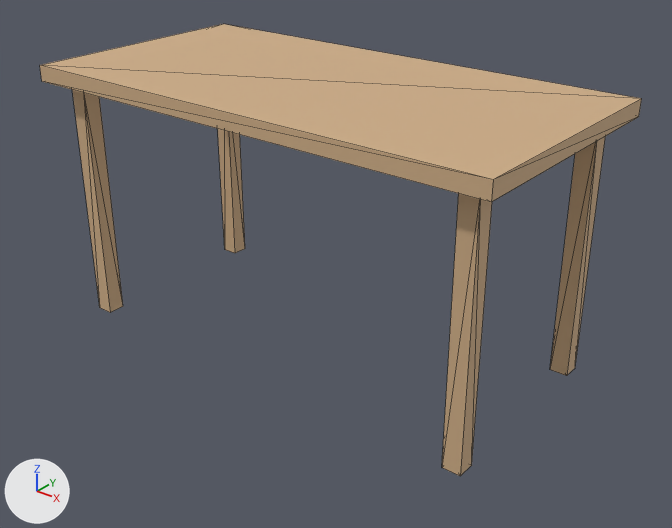
Two versions of the glTF model storage/picture/mocan-47.glb, one commit apart.
Both versions are drawn from a 50 mm lens placed at (1.49, -1.806, 1.365), pointed at (0.069, -0.029, 0.264). The axes (+X, +Y, +Z) are drawn at lower left. The lights are the same throughout. The first picture is the older version. Mesh edges are drawn as thin lines. Vertices at exactly the same position are counted once.

Objects in the first picture: 'furniture'.
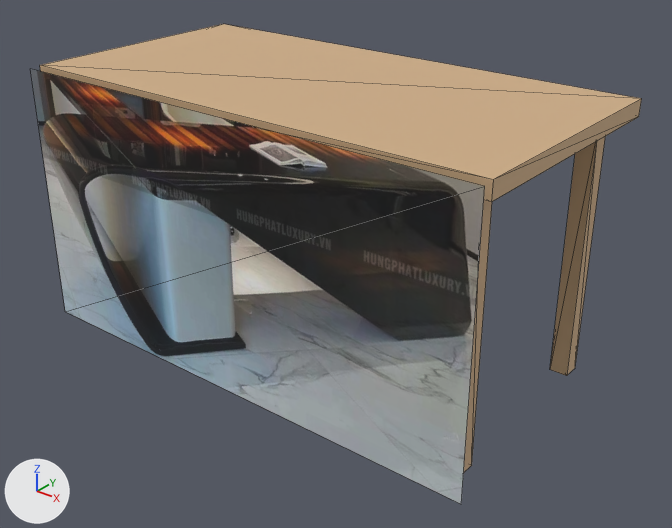
Diff of the bpy script that builds the scene:
```diff
--- a/storage/picture/mocan-47.glb.py
+++ b/storage/picture/mocan-47.glb.py
@@ img_image_0 @@
+img_image_0 = load_image('Image_0', '_unpacked/Image_0', 800, 600, 'sRGB')
@@ mat_photo @@
+mat_photo = principled_material('photo')
+mat_photo.texture = img_image_0
+mat_photo.roughness = 0.85
@@ me_mesh_0 @@
 # used by ob_furniture; location = (0.0, 0.0, 0.0)
 # verts and faces of me_mesh_0; kept vertices keep their numbers, new ones are numbered from 40
-me_mesh_0.from_pydata(...)  # 40 vertices, 60 faces; spans x -0.7..0.7, y -0.35..0.35, z 0.0..0.75
+me_mesh_0.from_pydata(...)  # 44 vertices, 62 faces; spans x -0.7..0.7, y -0.38..0.35, z 0.0..0.75
+# me_mesh_0 part 1
+verts[40] = (-0.7, -0.38, 0.004)  # pixel (65, 311)
+verts[41] = (0.7, -0.38, 0.004)  # pixel (461, 504)
+verts[42] = (0.7, -0.38, 0.746)  # pixel (484, 186)
+verts[43] = (-0.7, -0.38, 0.746)  # pixel (30, 68)
+faces += [(40, 41, 42), (40, 42, 43)]  # mat_photo (picture img_image_0)
 me_mesh_0.materials.append(mat_wood)
+me_mesh_0.materials.append(mat_photo)  # picture img_image_0
```

Boxes (x1, y1, x2, y2) around the edits, measured in the pictures (672 x 528 px):
'furniture', reshaped (6% taller): before (40, 24, 642, 476); after (31, 24, 642, 504)
part 1 of me_mesh_0, added: after (31, 69, 485, 504)
